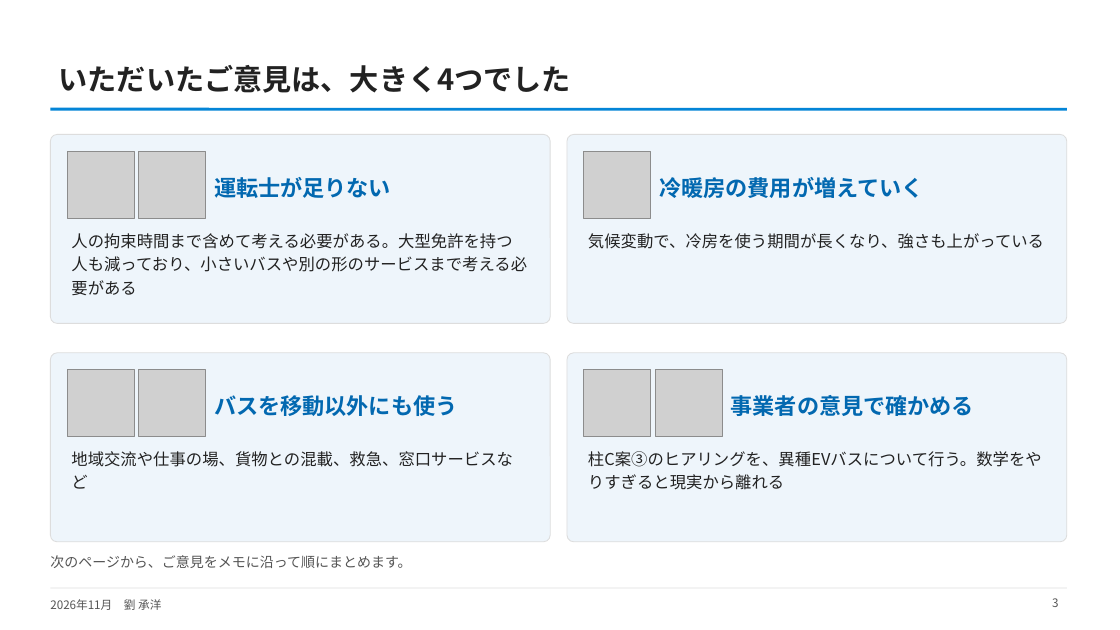
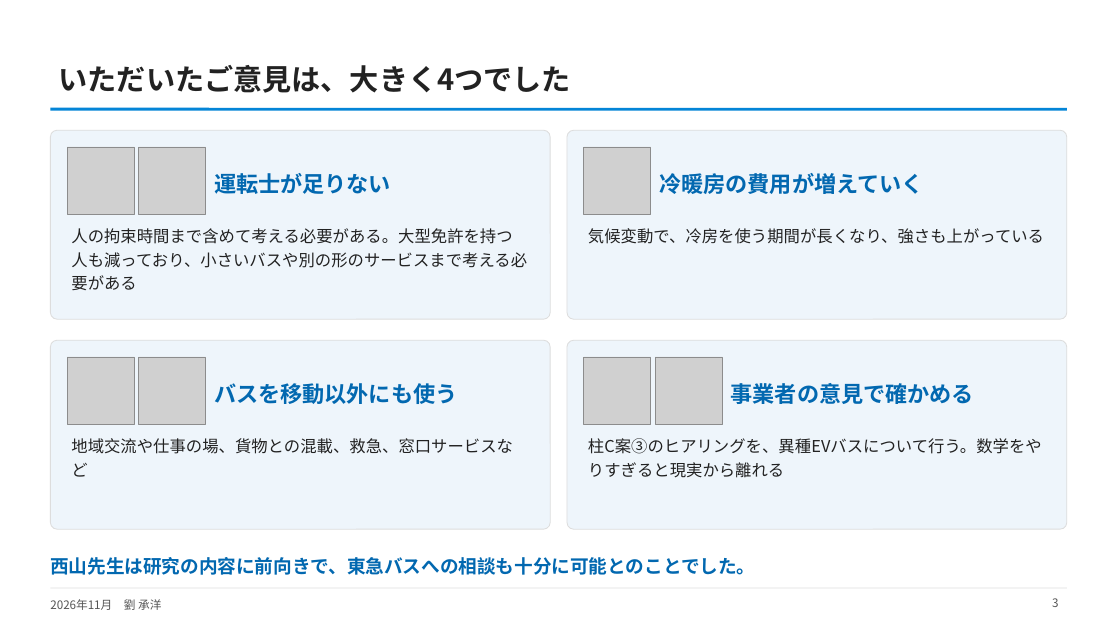
Before and after one commit to CYLIU2003/master-course, a slide deck: slide 3 of outcome/2026-11-17_nishiyama_feedback_report/西山先生とのご相談の報告_占部先生・中島先生.pptx. Drawn at 1120x630 pixels with LibreOffice and Linux fonts; fonts in the diff are those of the drawing; grey boxes stand for pictures. Boxes give left, top, right and bottom in pixels: in the first picture for what was removed or moved away, otherwise in the second. Text is boxed around its words. In the diff, an @@ line names an element or a change of style, - is before the commit and + after.

```diff
--- a/outcome/2026-11-17_nishiyama_feedback_report/西山先生とのご相談の報告_占部先生・中島先生.pptx
+++ b/outcome/2026-11-17_nishiyama_feedback_report/西山先生とのご相談の報告_占部先生・中島先生.pptx
@@ 4 texts, 3 pictures, 2 rounded rectangles: place and size @@
-4 texts, 3 pictures, 2 rounded rectangles at bbox=[50, 134, 1067, 323]
+4 texts, 3 pictures, 2 rounded rectangles at bbox=[50, 130, 1067, 319]
@@ 4 pictures, 2 texts, 2 rounded rectangles: place and size @@
-4 pictures, 2 texts, 2 rounded rectangles at bbox=[50, 353, 1067, 542]
+4 pictures, 2 texts, 2 rounded rectangles at bbox=[50, 340, 1067, 529]
@@ text "地域交流や仕事の場、貨物との混載、救急、窓口サービスなど": place and size @@
-text "地域交流や仕事の場、貨物との混載、救急、窓口サービスなど" at bbox=[71, 451, 513, 489]
+text "地域交流や仕事の場、貨物との混載、救急、窓口サービスなど" at bbox=[71, 438, 513, 477]
@@ text "柱C案③のヒアリングを、異種EVバスについて行う。数学をやりすぎると現実から離れる": place and size @@
-text "柱C案③のヒアリングを、異種EVバスについて行う。数学をやりすぎると現実から離れる" at bbox=[588, 451, 1042, 490]
+text "柱C案③のヒアリングを、異種EVバスについて行う。数学をやりすぎると現実から離れる" at bbox=[588, 438, 1042, 478]
@@ text at bbox=[50, 557, 755, 575]: text changed; size 12 to 16 pt; text colour #555555 to #0268B0; bold on @@
-次のページから、ご意見をメモに沿って順にまとめます。
+西山先生は研究の内容に前向きで、東急バスへの相談も十分に可能とのことでした。
```
Also in this commit, not shown: 3 other slides changed, 1 other file.
